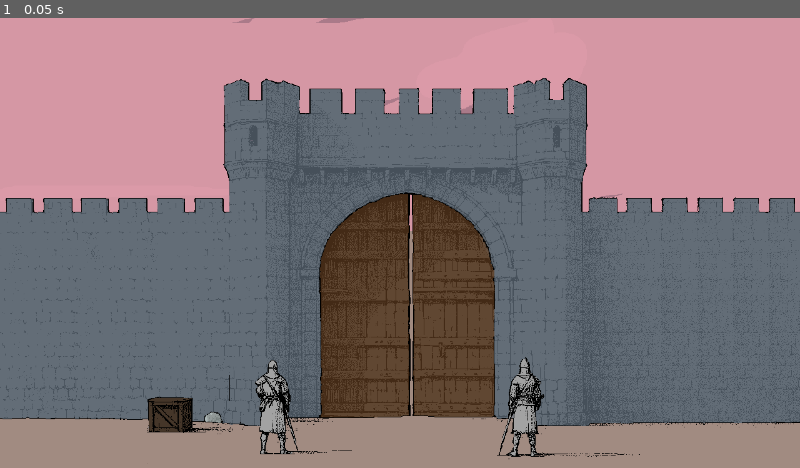
Above: before the commit, frame 1.
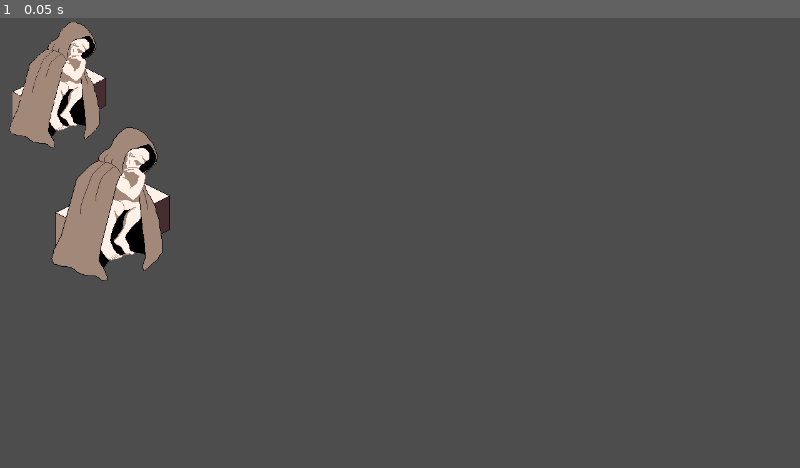
Above: after the commit, the same moment.

Repository: adamico/gatekeeper-insight
Game: Godot game, scene res://scenes/main.tscn
The game is run twice, just before and just after one commit, with the same random seed, the same clock (stepped at 60 frames per second) and the same inputs.
Inputs:
- Up to frame 1 (0.05 s): no input

The runs differ from the first frame. In frame 1, 94% of the frame differs, in the area x 0-100%, y 0-100%.

Commit message:
graphics for resources

Diff:
--- a/scenes/main.tscn
+++ b/scenes/main.tscn
@@ -2,6 +2,7 @@
 
 [ext_resource type="Script" uid="uid://b6ghup2ua3vo" path="res://scripts/main.gd" id="1_jyhfs"]
 [ext_resource type="Texture2D" uid="uid://cks3qexeltlwe" path="res://assets/graphics/background.png" id="2_0wfyh"]
+[ext_resource type="Texture2D" uid="uid://318mr7ueabam" path="res://assets/graphics/thinker.png" id="2_0wfyh"]
 
 [node name="Main" type="Node"]
 script = ExtResource("1_jyhfs")
@@ -12,3 +13,19 @@
 centered = false
 
 [node name="CanvasLayer" type="CanvasLayer" parent="."]
+[node name="World" type="Node2D" parent="."]
+position = Vector2(88, -64)
+
+[node name="GateKeeper" type="Sprite2D" parent="World"]
+position = Vector2(104, 359)
+texture = ExtResource("2_0wfyh")
+
+[node name="Psychic" type="Sprite2D" parent="World"]
+
+[node name="Scent" type="Sprite2D" parent="World"]
+
+[node name="Hearing" type="Sprite2D" parent="World"]
+
+[node name="Thermal" type="Sprite2D" parent="World"]
+
+[node name="Touch" type="Sprite2D" parent="World"]
Binary file added: assets/graphics/psychic.png
Not shown, added: assets/graphics/psychic.png.import
Binary file added: assets/graphics/smell.png
Not shown, added: assets/graphics/smell.png.import
Binary file added: assets/graphics/thinker.png
Not shown, added: assets/graphics/thinker.png.import
